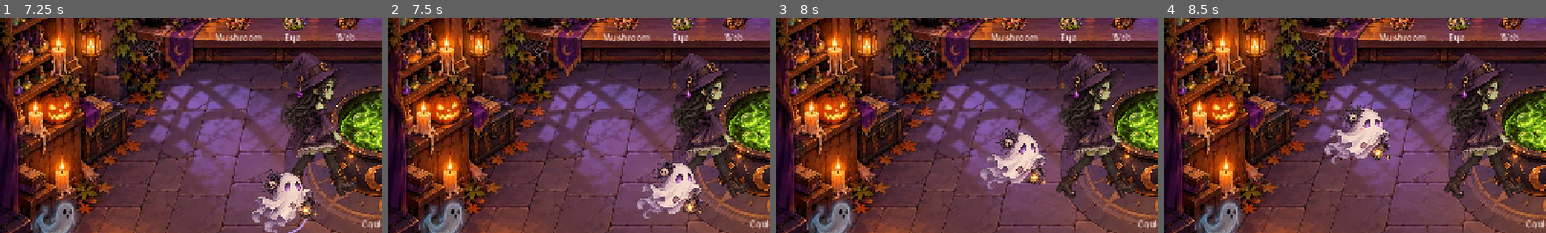
Above: before the commit, frames 1-4 (left to right).
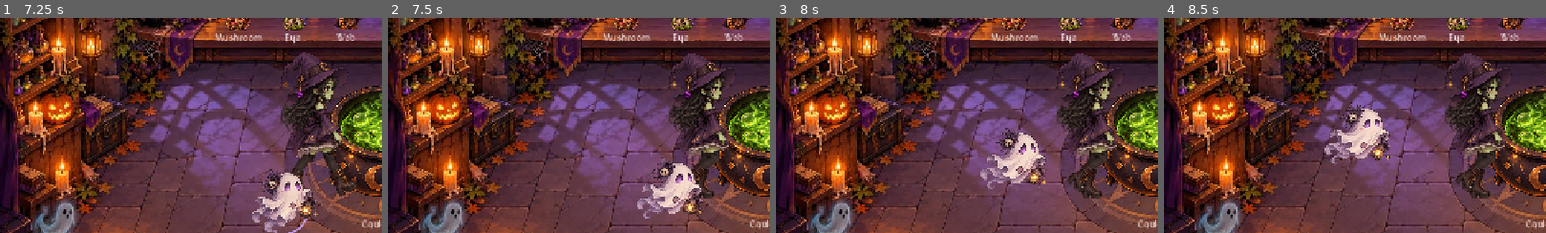
Above: after the commit, the same moments.

Repository: ryadoviy/HellsShift
Game: Godot game, scene res://main.tscn
Same seed, same stepped clock (60 frames per second), same inputs: the game is played once before the commit and once after it.
Inputs (mouse positions are % of the whole screen's width and height, from its top left):
- Up to frame 1 (7.25 s): click "PLAY" at 0.5 s; tap E (interact) at 1.25, 2, 2.1, 2.75, 3.5, 4.25, 6.6 s; move the mouse to (45, 70) at 1.27 s; hold Q (drop_item) 1.28-2.03 s; hold W (move_up) 1.28-2.78 s; click (45, 70) at 1.42 s; move the mouse to (80, 65) at 2.02 s; move the mouse to (20, 35) at 2.77 s; hold A (move_left) 2.78-4.28 s; tap H at 2.85, 5.1 s; move the mouse to (55, 50) at 3.52 s; tap Q (drop_item) at 3.6 s; click (55, 50) at 3.67 s; move the mouse to (35, 25) at 4.27 s; hold S (move_down) 4.28-5.03 s; hold E (interact) 4.28-5.03 s; move the mouse to (72, 45) at 5.02 s; hold D (move_right) 5.03-5.78 s; move the mouse to (30, 55) at 5.77 s; hold W (move_up) 5.78-6.53 s; hold Q (drop_item) 5.78-6.53 s; click (30, 55) at 5.92 s; move the mouse to (60, 28) at 6.52 s; hold D (move_right) from 6.53 s (still down)
- Up to frame 2 (7.5 s): keep holding D (move_right); move the mouse to (45, 70) at 7.27 s; tap H at 7.35 s
- Up to frame 3 (8 s): keep holding D (move_right)
- Up to frame 4 (8.5 s): keep holding D (move_right); move the mouse to (80, 65) at 8.02 s; tap Q (drop_item) at 8.1 s; click (80, 65) at 8.17 s
The pictures show only the part of the screen within x 0-50%, y 24-74%; the shares and areas given below are measured in that part.

Frame 1 is identical in both runs. In frame 2, 3.5% of the frame differs, in the area x 73-94%, y 16-84%; in frame 3, 4.1%; in frame 4, 4.1%.

Commit message:
Pause witch animation while frozen
Co-authored-by: Copilot <223556219+Copilot@users.noreply.github.com>

Diff:
--- a/player.gd
+++ b/player.gd
@@ -55,6 +55,7 @@
 func _physics_process(_delta: float) -> void:
 	if is_frozen():
 		velocity = Vector2.ZERO
+		witch_sprite.pause()
 		return
 
 	var direction := Input.get_vector(
@@ -79,12 +80,17 @@
 	if frozen_time_left <= 0.0:
 		return
 
+	var was_frozen := is_frozen()
 	frozen_time_left = maxf(0.0, frozen_time_left - delta)
+
+	if was_frozen and not is_frozen():
+		witch_sprite.play()
 
 
 func freeze_for(duration: float) -> void:
 	frozen_time_left = maxf(frozen_time_left, duration)
 	velocity = Vector2.ZERO
+	witch_sprite.pause()
 
 
 func is_frozen() -> bool:
